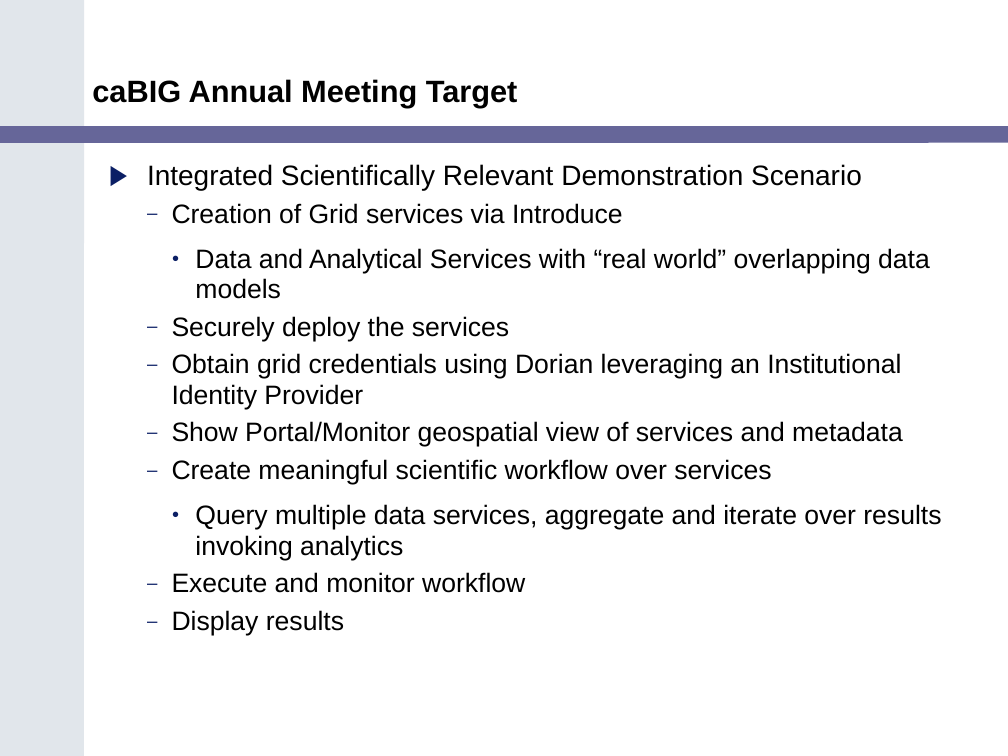
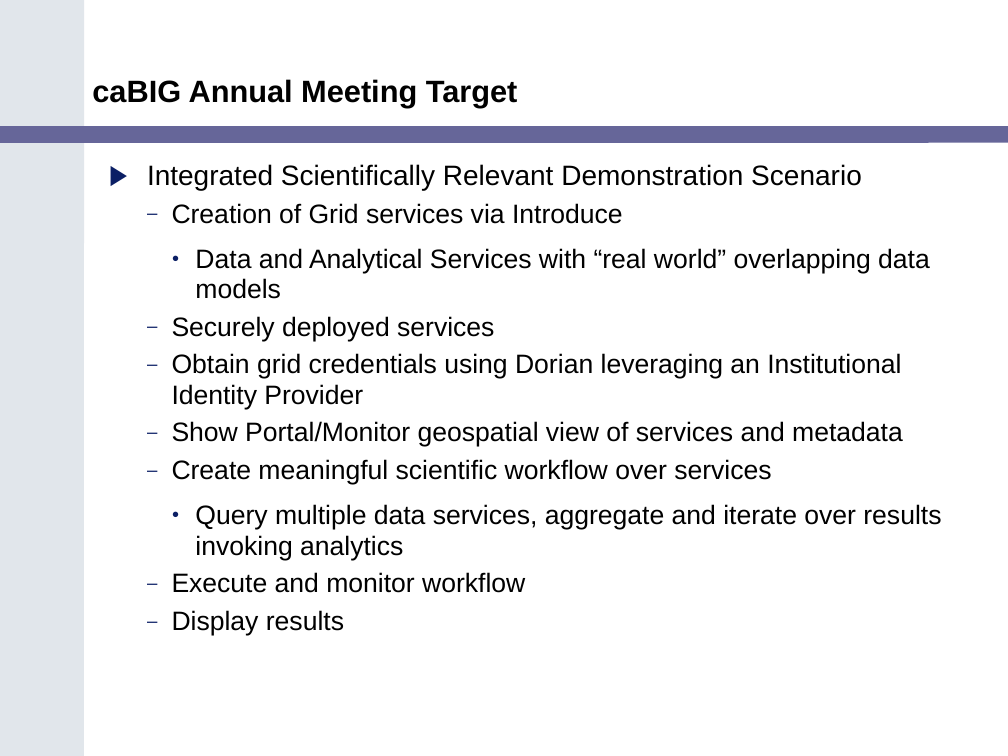
Before and after one commit to NCIP/cagrid-docs, a slide deck: slide 7 of presentations/200602_VCDE_ARCH/caGrid_Update_Arch_VCDE_Feb1.ppt. Drawn at 1008x756 pixels with LibreOffice and Linux fonts; fonts in the diff are those of the drawing; background and template pictures are left out. Boxes give left, top, right and bottom in pixels: in the first picture for what was removed or moved away, otherwise in the second. Text is boxed around its words. In the diff, an @@ line names an element or a change of style, - is before the commit and + after.

```diff
--- a/presentations/200602_VCDE_ARCH/caGrid_Update_Arch_VCDE_Feb1.ppt
+++ b/presentations/200602_VCDE_ARCH/caGrid_Update_Arch_VCDE_Feb1.ppt
@@ text at [172, 316, 494, 341]: text changed @@
-  – Securely deploy the services
+  – Securely deployed services
```
Also in this commit, not shown: 5 other slides changed.
